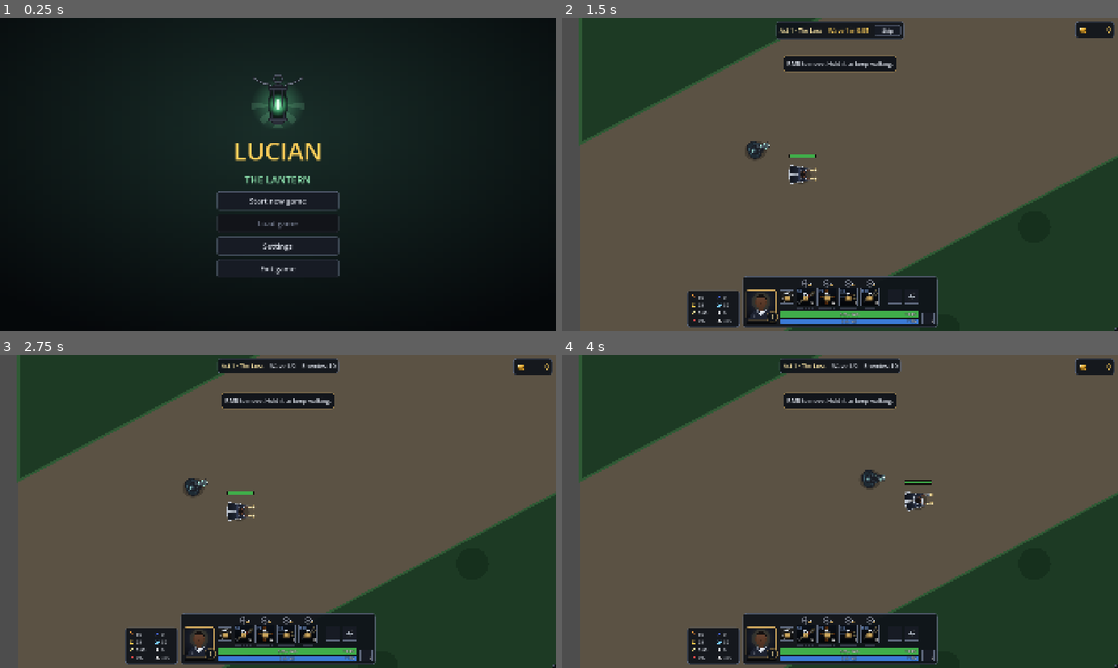
Above: before the commit, frames 1-4 (two rows, left to right).
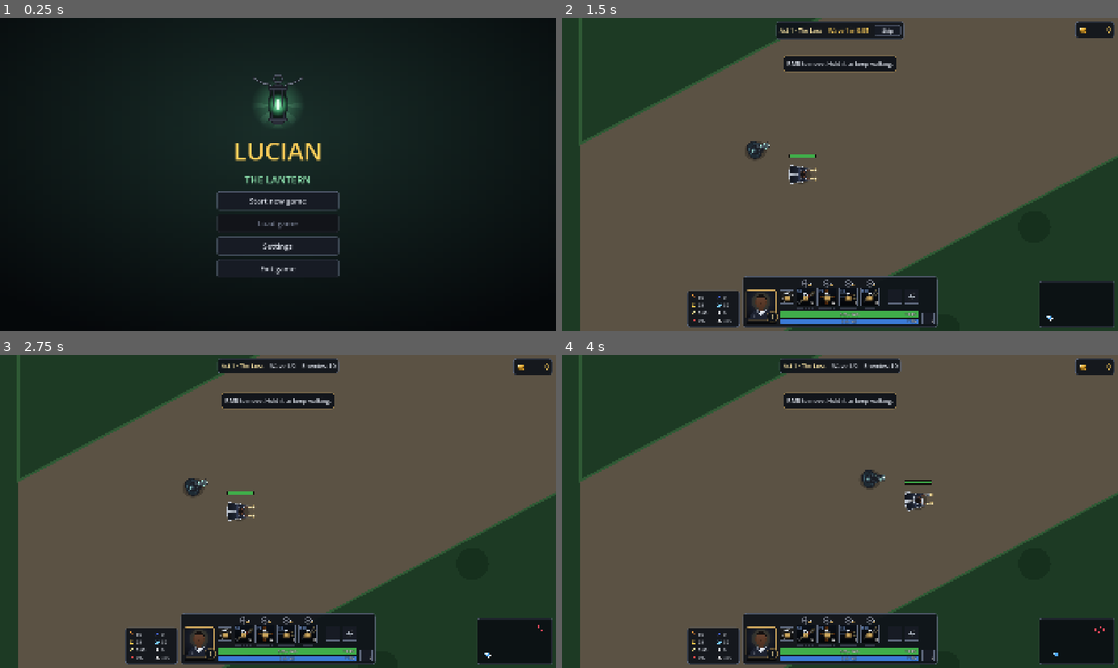
Above: after the commit, the same moments.

Repository: Anhdung1478/lucian-the-lantern
Game: Godot game, scene res://src/main/game.tscn
Two runs of this game, one before a commit and one after it. Both use one fixed random seed, a clock stepped at 60 frames per second and the inputs below.
Inputs (mouse positions are in pixels of both pictures, inside the frame that each line leads up to):
- Up to frame 1 (0.25 s): no input
- Up to frame 2 (1.5 s): click "Start new game" at 0.5 s; click "Slot 1 · empty" at 1.25 s
- Up to frame 3 (2.75 s): click "Skip" at 2 s
- Up to frame 4 (4 s): tap Enter at 2.75 s; move the mouse to (962, 495) at 2.77 s; hold Right mouse button (move) 2.78-3.5 s; click (962, 495) at 2.92 s; drag from (728, 527) to (812, 574) at 3.52 s

The runs differ from the first frame. In frame 1, less than 0.1% of the frame differs, in the area x 45-55%, y 27-30%; in frame 2, 5.0%, in the area x 0-100%, y 0-100%; in frame 3, 5.0%; in frame 4, 5.0%.

Commit message:
Visual pass: the radar in its corner, death and stasis tints, the cutscene frames the hook, panel widths, map edges
- Radar: placed after setup gives its size, so it sits inside the bottom-right corner (it hung off screen).
- Lucian: a hurt flash still fading no longer paints over the death grey or Guardian Angel's gold.
- Cutscene: the camera frames Thresh and Senna for the hook, then follows her in to him.
- Thresh's blue and orange rise where he sank, not on top of the purple over Lucian.
- Slot list buttons are 520 wide; the stage info panel always fits what it shows (Training).
- Act maps draw their border band (jungle, outer wall); the title lantern's rays fade out.
- test_act1 and test_stage_hud use wait_physics_frames instead of the deprecated wait_frames.

Co-Authored-By: Claude <noreply@anthropic.com>

Diff:
--- a/assets/art/ui/title_lantern.svg
+++ b/assets/art/ui/title_lantern.svg
@@ -10,15 +10,19 @@
       <stop offset="0" stop-color="#6ee6a0" stop-opacity="0.45"/>
       <stop offset="1" stop-color="#6ee6a0" stop-opacity="0"/>
     </radialGradient>
+    <radialGradient id="rays" gradientUnits="userSpaceOnUse" cx="128" cy="150" r="120">
+      <stop offset="0" stop-color="#8fe3b0" stop-opacity="0.3"/>
+      <stop offset="0.55" stop-color="#8fe3b0" stop-opacity="0.14"/>
+      <stop offset="1" stop-color="#8fe3b0" stop-opacity="0"/>
+    </radialGradient>
   </defs>
   <circle cx="128" cy="150" r="118" fill="url(#halo)"/>
-  <g fill="#8fe3b0" opacity="0.16">
-    <polygon points="128,150 40,214 70,236"/>
-    <polygon points="128,150 216,214 186,236"/>
-    <polygon points="128,150 108,252 148,252"/>
-    <polygon points="128,150 8,170 8,140"/>
-    <polygon points="128,150 248,170 248,140"/>
-  </g>
+  <!-- light rays, fading out before the edge -->
+  <polygon points="128,150 40,214 70,236" fill="url(#rays)"/>
+  <polygon points="128,150 216,214 186,236" fill="url(#rays)"/>
+  <polygon points="128,150 108,252 148,252" fill="url(#rays)"/>
+  <polygon points="128,150 8,170 8,140" fill="url(#rays)"/>
+  <polygon points="128,150 248,170 248,140" fill="url(#rays)"/>
   <g fill="none" stroke-linecap="round">
     <path d="M96 62 Q56 56 20 30" stroke="#1a1d24" stroke-width="9"/>
     <path d="M160 62 Q200 56 236 30" stroke="#1a1d24" stroke-width="9"/>
--- a/src/lucian/lucian.gd
+++ b/src/lucian/lucian.gd
@@ -45,6 +45,7 @@
 const HIT_RADIUS := 30.0
 ## Seconds Lucian greys out and fades after dying.
 const DEATH_FADE := 1.5
+const DEATH_TINT := Color(0.55, 0.55, 0.55)
 const HURT_FLASH := Color(1.0, 0.45, 0.45)
 const STASIS_TINT := Color(1.6, 1.35, 0.5)
 
@@ -137,6 +138,7 @@
 var _displace_left := 0.0
 var _stasis_left := 0.0
 var _revive := Vector2.ZERO
+var _hurt_tween: Tween
 
 @onready var visuals: LucianVisuals = $Visuals
 @onready var skills: Array[LucianSkill] = [$Skills/Q, $Skills/W, $Skills/E, $Skills/R]
@@ -537,6 +539,7 @@
 	hp = 0.0
 	_order = Order.NONE
 	_drop_in_flight()
+	_stop_hurt_flash()
 	visuals.modulate = STASIS_TINT
 
 
@@ -574,7 +577,8 @@
 	_order = Order.NONE
 	_drop_in_flight()
 	collision_layer = 0
-	visuals.modulate = Color(0.55, 0.55, 0.55)
+	_stop_hurt_flash()
+	visuals.modulate = DEATH_TINT
 	create_tween().tween_property(visuals, "modulate:a", 0.0, DEATH_FADE)
 	died.emit()
 
@@ -584,7 +588,16 @@
 		return
 	Sfx.play(&"hurt", -8.0)
 	visuals.modulate = HURT_FLASH
-	create_tween().tween_property(visuals, "modulate", Color.WHITE, 0.2)
+	_stop_hurt_flash()
+	_hurt_tween = create_tween()
+	_hurt_tween.tween_property(visuals, "modulate", Color.WHITE, 0.2)
+
+
+## A hurt flash still fading would paint over the death grey or the stasis gold.
+func _stop_hurt_flash() -> void:
+	if _hurt_tween:
+		_hurt_tween.kill()
+	_hurt_tween = null
 
 
 func _displace_step(delta: float) -> void:
--- a/src/stage/cutscenes/thresh_takes_senna.gd
+++ b/src/stage/cutscenes/thresh_takes_senna.gd
@@ -2,7 +2,8 @@
 extends Cutscene
 ## Act 1's end: Thresh hooks Senna, pulls her in and takes her soul into his
 ## lantern, then sinks into the river. Lucian goes to her and takes up her
-## gun. The stage frees Thresh and Senna when it is done.
+## gun. The stage frees Thresh and Senna when it is done. The camera frames
+## the hook's whole flight, then follows Senna in to Thresh.
 
 const CHAIN_WIDTH := 6.0
 const CHAIN_TIME := 0.35
@@ -36,7 +37,7 @@
 	var lucian := stage.lucian
 	# The last hit's flash froze with him.
 	thresh.visuals.modulate = Color.WHITE
-	await pan_to(thresh.global_position)
+	await pan_to((thresh.global_position + senna.global_position) * 0.5)
 	if skipped:
 		return
 	await caption("Thresh", "Such a bright soul... it will make a fine light.")
@@ -66,6 +67,7 @@
 	fall.tween_method(chain_end, senna.global_position, caught, PULL_TIME)
 	fall.tween_property(senna.visuals, "modulate", FALLEN_TINT, PULL_TIME)
 	fall.tween_property(senna.visuals, "rotation", senna.visuals.rotation + FALLEN_TILT, PULL_TIME)
+	fall.tween_property(stage.camera, "global_position", thresh.global_position, PULL_TIME).set_trans(Tween.TRANS_SINE)
 	await move(senna, caught, PULL_TIME)
 	if skipped:
 		return
--- a/src/stage/maps/mid_lane_map.gd
+++ b/src/stage/maps/mid_lane_map.gd
@@ -63,6 +63,9 @@
 
 
 func _draw() -> void:
+	# The jungle runs on past the edges, where the camera still sees.
+	for rect in border_rects():
+		draw_rect(rect, JUNGLE_COLOR)
 	draw_rect(get_bounds(), LANE_COLOR)
 	draw_colored_polygon(_river, RIVER_COLOR)
 	var ripples := RandomNumberGenerator.new()
--- a/src/stage/maps/training_ground_map.gd
+++ b/src/stage/maps/training_ground_map.gd
@@ -15,6 +15,7 @@
 const FLOOR_ALT := Color("343941")
 const PILLAR := Color("8a8478")
 const GATE := Color("c9a45c")
+const WALL := Color("4a4f57")
 
 var stage := 1
 
@@ -47,6 +48,9 @@
 
 
 func _draw() -> void:
+	# The outer wall, where the camera still sees past the floor.
+	for rect in border_rects():
+		draw_rect(rect, WALL)
 	var x := 0.0
 	while x < size.x:
 		var y := 0.0
--- a/src/stage/stage.gd
+++ b/src/stage/stage.gd
@@ -383,11 +383,12 @@
 	cutscene.start(self)
 
 
-## Thresh is beaten for this act: his blue and orange now, his purple in
-## _on_cleared. He and Senna leave the map.
+## Thresh is beaten for this act: his blue and orange now, rising where he
+## sank (as a kill's do), his purple over Lucian in _on_cleared. He and
+## Senna leave the map.
 func _on_cutscene_done() -> void:
 	var reward := KillRewards.roll(boss_unit.data, run.act, run, rng)
-	add_essences(reward.blue, reward.orange, 0, lucian.global_position)
+	add_essences(reward.blue, reward.orange, 0, boss_unit.global_position)
 	reward_lines.append("Lucian takes Senna's gun: two guns from now on")
 	reward_lines.append("E – Relentless Pursuit is free in the Evolution Tree")
 	# Out of "enemies" now, so the radar and the boss bar drop him at once.
--- a/src/ui/hud/hud.gd
+++ b/src/ui/hud/hud.gd
@@ -69,6 +69,7 @@
 	if stage:
 		stage_info.skip_pressed.connect(stage.skip_break)
 	radar.setup(stage.arena.get_bounds() if stage else Rect2(0, 0, 4800, 2700), target)
+	_place_radar()
 	wallet = stage_wallet
 	wallet.changed.connect(_show_gold)
 	_show_gold(wallet.gold)
@@ -290,6 +291,10 @@
 	$Root.add_child(stage_info)
 	stage_info.set_anchors_and_offsets_preset(Control.PRESET_CENTER_TOP)
 	stage_info.grow_horizontal = Control.GROW_DIRECTION_BOTH
+	# No width of its own: it is always as wide as what it shows (Training
+	# hides Skip after this, and the panel must shrink with it).
+	stage_info.offset_left = 0.0
+	stage_info.offset_right = 0.0
 	stage_info.offset_top = MARGIN
 	$Root.add_child(boss_bar)
 	boss_bar.set_anchors_and_offsets_preset(Control.PRESET_CENTER_TOP)
@@ -301,8 +306,11 @@
 	tips.grow_horizontal = Control.GROW_DIRECTION_BOTH
 	tips.offset_top = TIPS_TOP
 	$Root.add_child(radar)
-	radar.set_anchors_and_offsets_preset(Control.PRESET_BOTTOM_RIGHT)
+
+
+## Bottom right, MARGIN in from the corner, at the size its map gives it
+## (known only in setup).
+func _place_radar() -> void:
+	radar.set_anchors_and_offsets_preset(Control.PRESET_BOTTOM_RIGHT, Control.PRESET_MODE_MINSIZE, int(MARGIN))
 	radar.grow_horizontal = Control.GROW_DIRECTION_BEGIN
 	radar.grow_vertical = Control.GROW_DIRECTION_BEGIN
-	radar.offset_right = -MARGIN
-	radar.offset_bottom = -MARGIN
--- a/src/ui/menu/slot_list.gd
+++ b/src/ui/menu/slot_list.gd
@@ -6,7 +6,8 @@
 
 signal picked(slot: int, used: bool)
 
-const BUTTON_SIZE := Vector2(420, 56)
+## Wide enough for "Slot 2 · 99h 59m · saved 2026-10-28 14:03" with room around it.
+const BUTTON_SIZE := Vector2(520, 56)
 
 var buttons: Array[Button] = []
 
--- a/tests/unit/test_act1.gd
+++ b/tests/unit/test_act1.gd
@@ -98,7 +98,7 @@
 	var stage: Stage = load("res://src/stage/stage.tscn").instantiate()
 	stage.setup(StageSetup.for_stage(SaveGame.instance(), 1, 1))
 	add_child_autofree(stage)
-	await wait_frames(2)
+	await wait_physics_frames(2)
 	stage.lucian.invulnerable = true
 	return stage
 
@@ -124,13 +124,13 @@
 	stage.jump_to_boss_wave()
 	stage.runner.tick(0.1)
 	stage.runner.tick(0.1)
-	await wait_frames(1)
+	await wait_physics_frames(1)
 	assert_is(stage.boss_unit, Thresh)
 	stage.boss_unit.take_damage(DamageInfo.create(5000.0, DamageInfo.Type.TRUE, &"test"))
-	await wait_frames(2)
+	await wait_physics_frames(2)
 	assert_not_null(stage.cutscene)
 	stage.cutscene.skip_button.pressed.emit()
-	await wait_frames(2)
+	await wait_physics_frames(2)
 	assert_eq(stage.result.title.text, "STAGE CLEARED")
 	assert_eq(stage.collected[Essences.PURPLE], 10)
 	assert_true("thresh_1" in SaveGame.instance().bosses)
@@ -160,9 +160,9 @@
 	stage.jump_to_boss_wave()
 	stage.runner.tick(0.1)
 	stage.runner.tick(0.1)
-	await wait_frames(1)
-	stage.boss_unit.take_damage(DamageInfo.create(5000.0, DamageInfo.Type.TRUE, &"test"))
-	await wait_frames(1)
+	await wait_physics_frames(1)
+	stage.boss_unit.take_damage(DamageInfo.create(5000.0, DamageInfo.Type.TRUE, &"test"))
+	await wait_physics_frames(1)
 	return stage
 
 
@@ -182,7 +182,7 @@
 	var senna := stage.senna
 	stage.cutscene.skip_button.pressed.emit()
 	assert_false(thresh.is_in_group(&"enemies"))
-	await wait_frames(2)
+	await wait_physics_frames(2)
 	assert_false(is_instance_valid(thresh))
 	assert_false(is_instance_valid(senna))
 	assert_eq(stage.collected[Essences.BLUE], KillRewards.BOSS_BLUE)
@@ -224,6 +224,37 @@
 	assert_eq(stage.collected[Essences.PURPLE], 10)
 
 
+func test_the_cutscene_frames_the_hook_then_thresh() -> void:
+	var stage: Stage = await _start_cutscene()
+	var thresh_at := stage.boss_unit.global_position
+	var senna_at := stage.senna.global_position
+	await wait_seconds(1.0)
+	assert_almost_eq(stage.camera.global_position, (thresh_at + senna_at) * 0.5, Vector2.ONE * 2.0, "both ends of the hook in view")
+	# Space moves the captions on: Thresh's line, then "SENNA!" after the hook.
+	var space := InputEventKey.new()
+	space.keycode = KEY_SPACE
+	space.pressed = true
+	stage.cutscene._unhandled_input(space)
+	await wait_seconds(ThreshTakesSenna.CHAIN_TIME + 0.2)
+	stage.cutscene._unhandled_input(space)
+	await wait_seconds(ThreshTakesSenna.PULL_TIME + 0.2)
+	assert_almost_eq(stage.camera.global_position, thresh_at, Vector2.ONE * 2.0, "on Thresh as she is pulled in")
+	stage.cutscene.skip()
+
+
+func test_thresh_essences_rise_where_he_sank_and_the_purple_over_lucian() -> void:
+	var stage: Stage = await _start_cutscene()
+	var thresh_x := stage.boss_unit.global_position.x
+	var lucian_x := stage.lucian.global_position.x
+	stage.cutscene.skip()
+	var popups := {}
+	for node in stage.damage_numbers.get_children():
+		if node is FloatingText:
+			popups[(node as FloatingText).text] = (node as FloatingText).position
+	assert_almost_eq(popups["+%d" % KillRewards.BOSS_BLUE].x, thresh_x, 1.0)
+	assert_almost_eq(popups["+10"].x, lucian_x, 1.0, "not on top of the blue")
+
+
 func test_no_cutscene_or_boss_purple_after_a_defeat() -> void:
 	var stage: Stage = await _act1_stage()
 	stage.jump_to_boss_wave()
--- a/tests/unit/test_lucian_damage.gd
+++ b/tests/unit/test_lucian_damage.gd
@@ -109,6 +109,24 @@
 	assert_false(lucian.is_dashing())
 
 
+func test_a_hit_just_before_death_keeps_the_grey() -> void:
+	lucian.take_damage(DamageInfo.create(20.0, DamageInfo.Type.TRUE, &"test"))
+	await wait_physics_frames(2)
+	lucian.take_damage(DamageInfo.create(99999.0, DamageInfo.Type.TRUE, &"test"))
+	await wait_seconds(0.4)
+	var tint := lucian.visuals.modulate
+	assert_almost_eq(tint.r, Lucian.DEATH_TINT.r, 0.01, "grey, not the hurt flash's white")
+	assert_lt(tint.a, 1.0, "fading out")
+
+
+func test_a_hit_just_before_stasis_keeps_the_gold() -> void:
+	lucian.take_damage(DamageInfo.create(20.0, DamageInfo.Type.TRUE, &"test"))
+	await wait_physics_frames(2)
+	lucian.enter_stasis(1.0, 100.0, 0.0)
+	await wait_seconds(0.4)
+	assert_eq(lucian.visuals.modulate, Lucian.STASIS_TINT)
+
+
 func test_stasis_clears_a_displacement_in_flight() -> void:
 	lucian.displace(Vector2(2000, 0), 1000.0)
 	lucian.enter_stasis(0.1, 100.0, 0.0)
--- a/tests/unit/test_stage_hud.gd
+++ b/tests/unit/test_stage_hud.gd
@@ -28,12 +28,23 @@
 	assert_false(info.skip_button.visible)
 
 
+func test_the_stage_info_fits_training() -> void:
+	var lucian: Lucian = load("res://src/lucian/lucian.tscn").instantiate()
+	add_child_autofree(lucian)
+	var hud: Hud = load("res://src/ui/hud/hud.tscn").instantiate()
+	add_child_autofree(hud)
+	hud.setup(lucian, Wallet.new())
+	await wait_process_frames(2)
+	var info := hud.stage_info
+	assert_almost_eq(info.size.x, info.get_combined_minimum_size().x, 1.0, "no room left for the hidden Skip")
+
+
 func test_skip_on_the_hud_starts_the_wave() -> void:
 	SaveGame.instance().reset()
 	var stage: Stage = load("res://src/stage/stage.tscn").instantiate()
 	stage.setup(StageSetup.for_stage(SaveGame.instance(), 2, 1))
 	add_child_autofree(stage)
-	await wait_frames(2)
+	await wait_physics_frames(2)
 	stage.hud.stage_info.skip_button.pressed.emit()
 	assert_eq(stage.runner.state, WaveRunner.State.FIGHT)
 
@@ -47,6 +58,18 @@
 	assert_eq(radar.mouse_filter, Control.MOUSE_FILTER_IGNORE)
 
 
+func test_the_radar_sits_inside_the_bottom_right_corner() -> void:
+	SaveGame.instance().reset()
+	var stage: Stage = load("res://src/stage/stage.tscn").instantiate()
+	stage.setup(StageSetup.for_stage(SaveGame.instance(), 1, 1))
+	add_child_autofree(stage)
+	await wait_process_frames(2)
+	var radar := stage.hud.radar
+	var screen := (radar.get_parent() as Control).size
+	assert_eq(radar.size, Vector2(Radar.WIDTH, 160))
+	assert_almost_eq(radar.position + radar.size, screen - Vector2.ONE * Hud.MARGIN, Vector2.ONE)
+
+
 func test_elites_are_bigger_dots_and_bosses_skulls() -> void:
 	assert_gt(Radar.dot_size(&"elite"), Radar.dot_size(&"normal"))
 	assert_eq(Radar.dot_size(&"boss"), Radar.SKULL_SIZE)
@@ -57,7 +80,7 @@
 	add_child_autofree(lucian)
 	var bar := BossBar.new()
 	add_child_autofree(bar)
-	await wait_frames(1)
+	await wait_physics_frames(1)
 	assert_false(bar.visible)
 	var data := EnemyData.new()
 	data.kind = &"boss"
@@ -67,10 +90,10 @@
 	boss.setup(data, 1, 1, lucian)
 	boss.position = Vector2(3000, 0)
 	add_child_autofree(boss)
-	await wait_frames(6)
+	await wait_physics_frames(6)
 	assert_true(bar.visible)
 	boss.take_damage(DamageInfo.create(5000.0, DamageInfo.Type.TRUE, &"test"))
-	await wait_frames(6)
+	await wait_physics_frames(6)
 	assert_false(bar.visible)
 
 
--- a/tests/unit/test_title_screen.gd
+++ b/tests/unit/test_title_screen.gd
@@ -115,3 +115,12 @@
 	SaveGame.instance().copy_to(2)
 	_title().show_slots(true)
 	assert_string_contains(_title().slot_list.buttons[1].text, "1h 23m")
+
+
+func test_a_used_slot_leaves_room_around_its_text() -> void:
+	SaveGame.instance().add_play_time(99.0 * 3600.0 + 59.0 * 60.0)
+	SaveGame.instance().copy_to(2)
+	_title().show_slots(false)
+	var button := _title().slot_list.buttons[1]
+	# The text's own width (and the button's padding) must not set the width.
+	assert_lte(button.get_minimum_size().x + 40.0, SlotList.BUTTON_SIZE.x, button.text)
